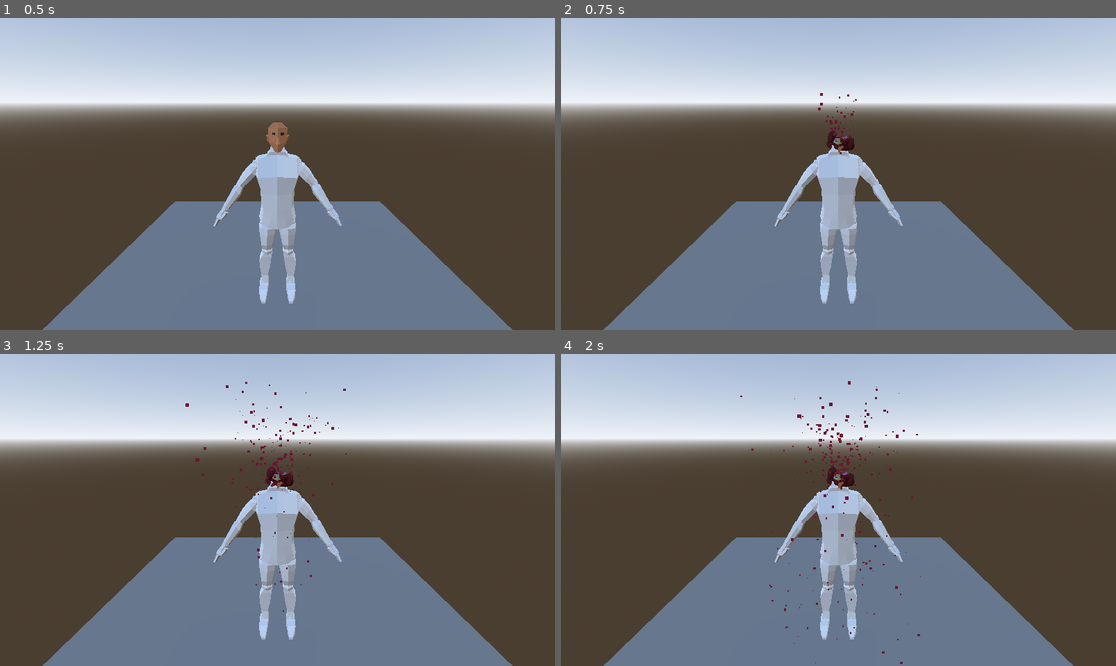
Above: before the commit, frames 1-4 (two rows, left to right).
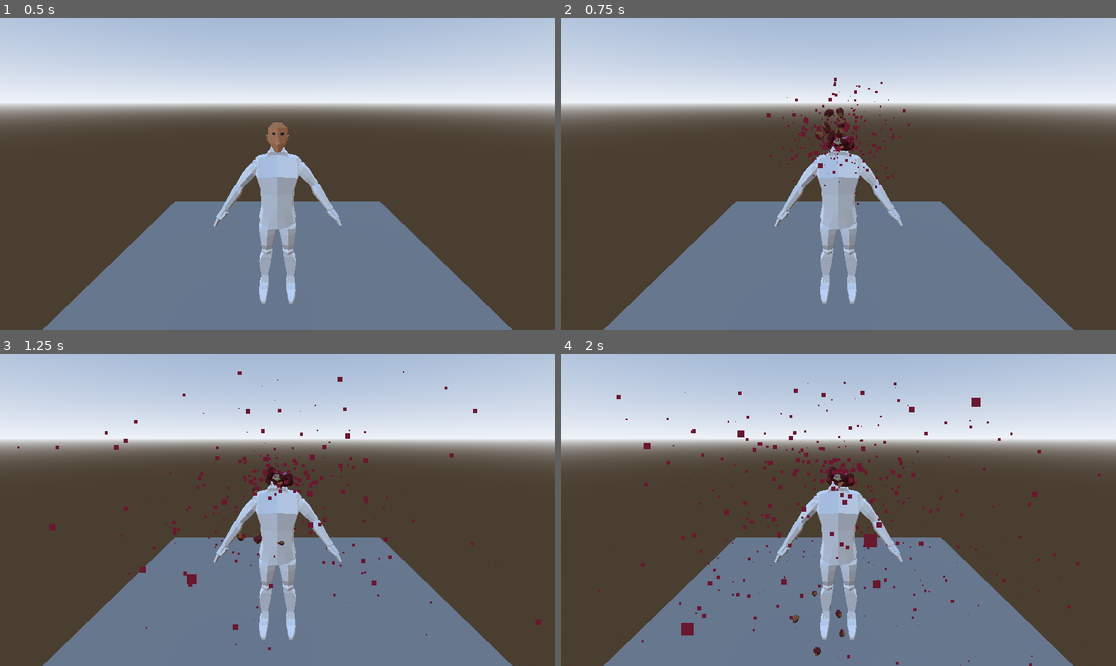
Above: after the commit, the same moments.

Repository: gamecolab-personal-projects/Godot_Dismemberment
Game: Godot game, scene res://scenes/test_world/TestWorld.tscn
The game is run twice, just before and just after one commit, with the same random seed, the same clock (stepped at 60 frames per second) and the same inputs.
Inputs (mouse positions are in pixels of both pictures, inside the frame that each line leads up to):
- Up to frame 1 (0.5 s): no input
- Up to frame 2 (0.75 s): tap Enter (ui_accept) at 0.5 s; move the mouse to (960, 158) at 0.52 s; hold Enter (ui_accept) from 0.53 s (still down); click (960, 158) at 0.67 s
- Up to frame 3 (1.25 s): keep holding Enter (ui_accept)
- Up to frame 4 (2 s): move the mouse to (727, 525) at 1.27 s; release Enter (ui_accept) at 1.28 s; tap Enter (ui_accept) at 1.35, 1.52, 1.82 s; click (727, 525) at 1.42 s

Frame 1 is identical in both runs. In frame 2, 0.8% of the frame differs, in the area x 37-63%, y 19-60%; in frame 3, 1.5%; in frame 4, 2.2%, in the area x 1-98%, y 8-100%.

Commit message:
Gibs: mucho margen de mejora

Diff:
--- a/scenes/fullCharacterHeadExplosion/character.gd
+++ b/scenes/fullCharacterHeadExplosion/character.gd
@@ -3,12 +3,23 @@
 @onready var head_intact = $fullBodyHeadGibbed/cabeza_intacta
 @onready var head_gibbed = $fullBodyHeadGibbed/cabeza_gibbed_01
 @onready var blood = $ParticulasSangre
+@onready var blood_explosion = $ParticulasSangreExplosion   # <-- Nuevo sistema de explosión
+@onready var head_origin = $fullBodyHeadGibbed/cabeza_intacta/HeadOrigin
+
+@export var gib_scene: PackedScene
+@export var gib_count := 6
+
+# Parámetros que puedes tocar
+@export_range(0.1, 20) var gib_force_min := 3.0
+@export_range(0.1, 20) var gib_force_max := 7.0
+@export_range(0, 90) var gib_angle_deg := 60 # ángulo máximo respecto de la vertical (0 = hacia arriba, 90 = horizontal)
 
 var exploded := false
 
 func _ready():
 	head_gibbed.visible = false
 	blood.emitting = false
+	blood_explosion.emitting = false   # <-- Inicialmente apagado
 
 func _input(event):
 	if event.is_action_pressed("ui_accept"):
@@ -22,5 +33,49 @@
 	head_intact.visible = false
 	head_gibbed.visible = true
 
+	# Chorro lineal actual
 	blood.restart()
 	blood.emitting = true
+
+	# Explosión radial
+	blood_explosion.restart()
+	blood_explosion.emitting = true
+
+	# Spawn de gibs
+	spawn_gibs()
+
+func spawn_gibs():
+	for i in gib_count:
+		var gib = gib_scene.instantiate()
+		get_tree().current_scene.add_child(gib)
+
+		# Asegurarse de que sea RigidBody3D
+		var rb := gib as RigidBody3D
+
+		# Posición inicial cerca de la cabeza
+		var offset = Vector3(
+			randf_range(-0.05, 0.05),
+			randf_range(0.0, 0.05),
+			randf_range(-0.05, 0.05)
+		)
+		rb.global_position = head_origin.global_position + offset
+
+		# Dirección aleatoria
+		var theta = deg_to_rad(randf_range(0, gib_angle_deg))
+		var phi = randf_range(0, PI * 2)
+		var dir = Vector3(
+			sin(theta) * cos(phi),
+			cos(theta),
+			sin(theta) * sin(phi)
+		).normalized()
+
+		# Impulso inicial
+		var force = randf_range(gib_force_min, gib_force_max)
+		rb.apply_central_impulse(dir * force)
+
+		# Rotación aleatoria
+		rb.angular_velocity = Vector3(
+			randf_range(-10, 10),
+			randf_range(-10, 10),
+			randf_range(-10, 10)
+		)
--- a/scenes/fullCharacterHeadExplosion/character.tscn
+++ b/scenes/fullCharacterHeadExplosion/character.tscn
@@ -1,12 +1,13 @@
-[gd_scene load_steps=7 format=3 uid="uid://ciivs4ehmc11w"]
+[gd_scene load_steps=8 format=3 uid="uid://ciivs4ehmc11w"]
 
 [ext_resource type="Script" uid="uid://c4ipr0pxa1sa2" path="res://scenes/fullCharacterHeadExplosion/character.gd" id="1_6cnqi"]
+[ext_resource type="PackedScene" uid="uid://34atkq3oh42r" path="res://scenes/fullCharacterHeadExplosion/gib03.tscn" id="2_22ew4"]
 [ext_resource type="PackedScene" uid="uid://bpn73nai3mgvk" path="res://models/fullBodyHeadGibbed/fullBodyHeadGibbed.glb" id="2_k8juq"]
 [ext_resource type="PackedScene" uid="uid://drjvdhvu7vnay" path="res://scenes/particulas_sangre.tscn" id="3_k8juq"]
 
 [sub_resource type="Curve" id="Curve_x2wk7"]
 _limits = [0.0, 5.0, 0.0, 1.0]
-_data = [Vector2(0.0033783838, 2.1389275), 0.0, 0.0, 0, 0, Vector2(0.5439189, 1.244842), 0.0, 0.0, 0, 0, Vector2(1, 0), 0.0, 0.0, 0, 0]
+_data = [Vector2(0, 3.5694637), 0.0, 0.0, 0, 0, Vector2(0.4425676, 2.3177445), 0.0, 0.0, 0, 0, Vector2(1, 0), 0.0, 0.0, 0, 0]
 point_count = 3
 
 [sub_resource type="CurveTexture" id="CurveTexture_p4cm6"]
@@ -17,22 +18,34 @@
 angle_min = -69.49999
 angle_max = 69.500015
 direction = Vector3(0, 1, 0)
-spread = 20.0
+spread = 180.0
 initial_velocity_min = 1.0
 initial_velocity_max = 5.0
-gravity = Vector3(0, -30, 0)
 scale_min = 0.0
 scale_curve = SubResource("CurveTexture_p4cm6")
 
 [node name="Character" type="CharacterBody3D"]
 script = ExtResource("1_6cnqi")
+gib_scene = ExtResource("2_22ew4")
 
 [node name="fullBodyHeadGibbed" parent="." instance=ExtResource("2_k8juq")]
 
+[node name="HeadOrigin" type="Marker3D" parent="fullBodyHeadGibbed/cabeza_intacta" index="6"]
+transform = Transform3D(1, 0, 0, 0, 1, 0, 0, 0, 1, 0, 2.691109, 0)
+
 [node name="ParticulasSangre" parent="." instance=ExtResource("3_k8juq")]
-transform = Transform3D(1, 0, 0, 0, 1, 0, 0, 0, 1, 0, 2.4797974, 0)
+transform = Transform3D(1, 0, 0, 0, 1, 0, 0, 0, 1, 0, 2.635871, 0)
 amount = 2000
 lifetime = 4.0
 process_material = SubResource("ParticleProcessMaterial_k8juq")
 
+[node name="ParticulasSangreExplosion" parent="." instance=ExtResource("3_k8juq")]
+transform = Transform3D(1, 0, 0, 0, 1, 0, 0, 0, 1, 0, 2.6231494, 0)
+amount = 300
+lifetime = 0.3
+preprocess = 0.05
+speed_scale = 0.5
+explosiveness = 1.0
+process_material = SubResource("ParticleProcessMaterial_k8juq")
+
 [editable path="fullBodyHeadGibbed"]
--- /dev/null
+++ b/scenes/fullCharacterHeadExplosion/gib.gd
@@ -0,0 +1 @@
+extends Node3D
--- /dev/null
+++ b/scenes/fullCharacterHeadExplosion/gib01.tscn
@@ -0,0 +1,8 @@
+[gd_scene load_steps=2 format=3 uid="uid://pjul1f3p35uh"]
+
+[ext_resource type="PackedScene" uid="uid://13tiiihf3ewl" path="res://models/fullBodyHeadGibbed/gib01.glb" id="1_81tjv"]
+
+[node name="Gib" type="Node3D"]
+transform = Transform3D(0.08, 0, 0, 0, 0.08, 0, 0, 0, 0.08, 0, 0, 0)
+
+[node name="gib012" parent="." instance=ExtResource("1_81tjv")]
--- /dev/null
+++ b/scenes/fullCharacterHeadExplosion/gib02.tscn
@@ -0,0 +1,7 @@
+[gd_scene load_steps=2 format=3 uid="uid://yfch1uluh0sk"]
+
+[ext_resource type="PackedScene" uid="uid://bca1ovqjik7v3" path="res://models/fullBodyHeadGibbed/gib02.glb" id="1_puxga"]
+
+[node name="Gib" type="Node3D"]
+
+[node name="gib022" parent="." instance=ExtResource("1_puxga")]
--- /dev/null
+++ b/scenes/fullCharacterHeadExplosion/gib03.tscn
@@ -0,0 +1,21 @@
+[gd_scene load_steps=4 format=3 uid="uid://34atkq3oh42r"]
+
+[ext_resource type="PackedScene" uid="uid://cvv6eeqqfgt0l" path="res://models/fullBodyHeadGibbed/gib03.glb" id="1_g0kta"]
+[ext_resource type="Script" uid="uid://cfvf71nq2ob4p" path="res://scenes/fullCharacterHeadExplosion/gib.gd" id="1_ghrt3"]
+
+[sub_resource type="SphereShape3D" id="SphereShape3D_ghrt3"]
+radius = 0.201
+
+[node name="Gib" type="RigidBody3D"]
+mass = 0.2
+gravity_scale = 2.0
+linear_damp = 1.0
+angular_damp = 1.0
+script = ExtResource("1_ghrt3")
+
+[node name="gib032" parent="." instance=ExtResource("1_g0kta")]
+transform = Transform3D(0.24, 0, 0, 0, 0.24, 0, 0, 0, 0.24, 0, 0, 0)
+
+[node name="CollisionShape3D" type="CollisionShape3D" parent="."]
+transform = Transform3D(1, 0, 0, 0, 1, 0, 0, 0, 1, 0.014825389, -0.0083902925, 0)
+shape = SubResource("SphereShape3D_ghrt3")
Binary file added: models/fullBodyHeadGibbed/gib01.glb
Not shown, added: models/fullBodyHeadGibbed/gib01.glb.import
Binary file added: models/fullBodyHeadGibbed/gib02.glb
Not shown, added: models/fullBodyHeadGibbed/gib02.glb.import
Binary file added: models/fullBodyHeadGibbed/gib03.glb
Not shown, added: models/fullBodyHeadGibbed/gib03.glb.import
Not shown, added: models/fullBodyHeadGibbed/gibs.blend.import
Not shown, added: scenes/fullCharacterHeadExplosion/gib.gd.uid
Not shown, changed: models/fullBodyHeadGibbed/fullBodyHeadGibbed.blend
Not shown, changed: models/fullBodyHeadGibbed/fullBodyHeadGibbed.blend1
Not shown, added: models/fullBodyHeadGibbed/gibs.blend
Not shown, added: models/fullBodyHeadGibbed/gibs.blend1
